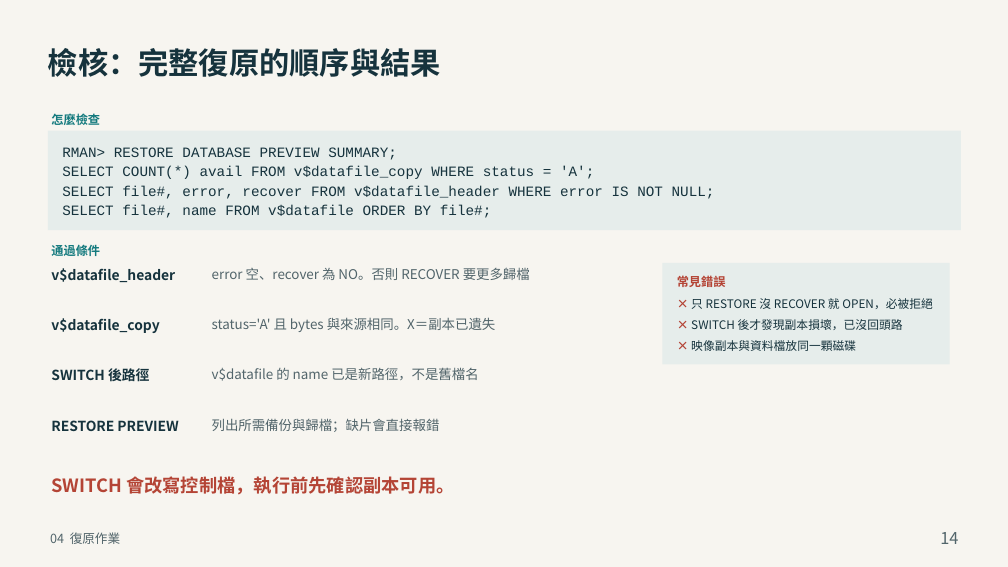
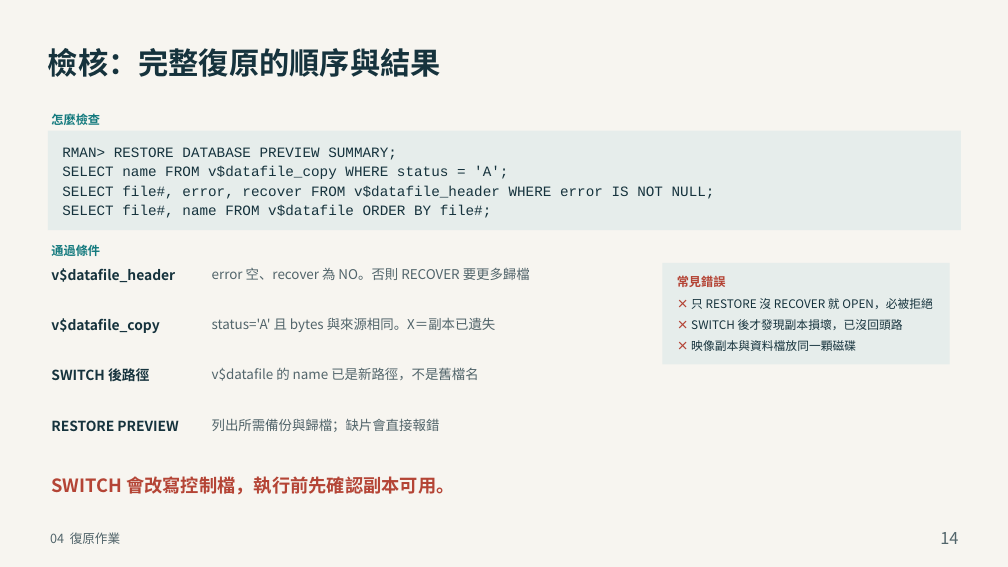
Before and after one commit to YouAreTheBlueSky/Oracle-DBA-Training-Docs, a slide deck: slide 14 of deliver_beginner/04_Oracle_DBA_備份與復原.pptx. Drawn at 1008x567 pixels with LibreOffice and Linux fonts; fonts in the diff are those of the drawing. Boxes give left, top, right and bottom in pixels: in the first picture for what was removed or moved away, otherwise in the second. Text is boxed around its words. In the diff, an @@ line names an element or a change of style, - is before the commit and + after.

```diff
--- a/deliver_beginner/04_Oracle_DBA_備份與復原.pptx
+++ b/deliver_beginner/04_Oracle_DBA_備份與復原.pptx
@@ text at <box>62,166,508,179</box>: text changed @@
-SELECT COUNT(*) avail FROM v$datafile_copy WHERE status = 'A';
+SELECT name FROM v$datafile_copy WHERE status = 'A';
```
Also in this commit, not shown: 9 other slides changed, 5 other files.
